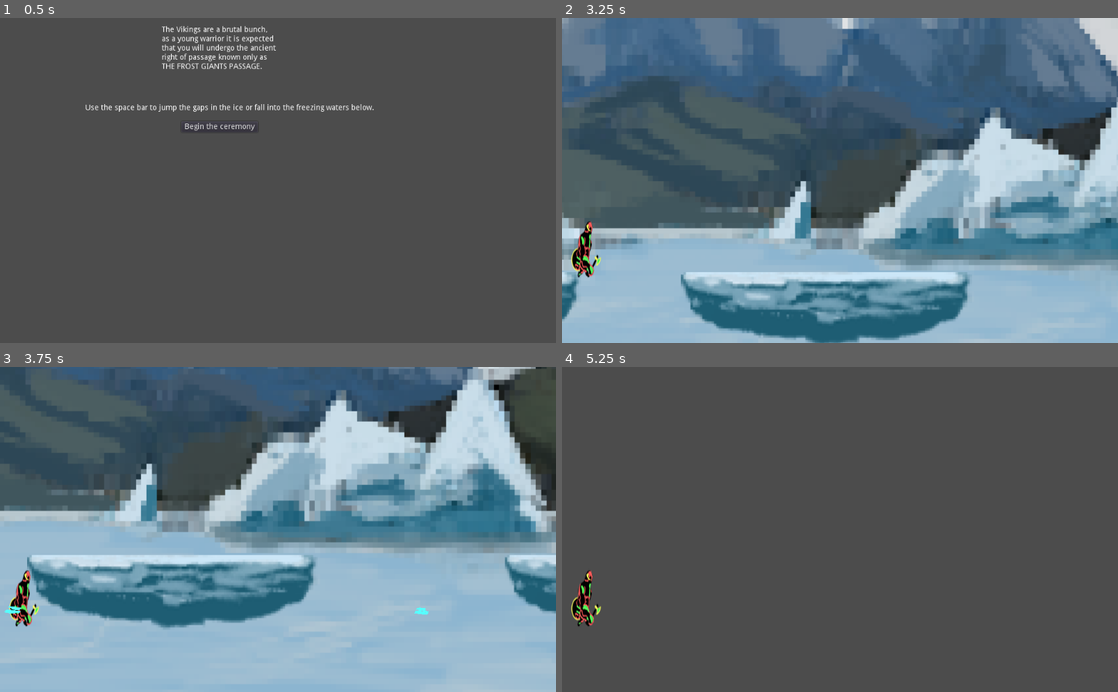
Above: before the commit, frames 1-4 (two rows, left to right).
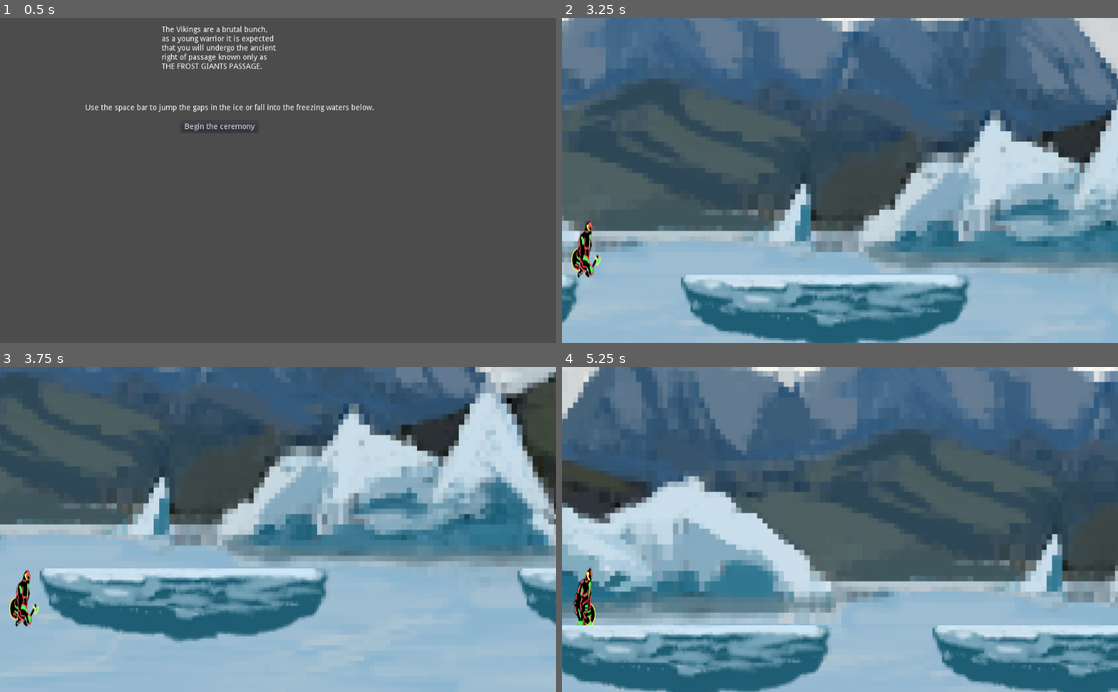
Above: after the commit, the same moments.

Repository: HillTopRhythm/PASSAGE-ECGJ
Game: Godot game, scene res://start screen.tscn
The game is run twice, just before and just after one commit, with the same random seed, the same clock (stepped at 60 frames per second) and the same inputs.
Inputs (mouse positions are in pixels of both pictures, inside the frame that each line leads up to):
- Up to frame 1 (0.5 s): no input
- Up to frame 2 (3.25 s): click "Begin the ceremony" at 0.5 s; tap Space (jump) at 1.52, 2.27 s
- Up to frame 3 (3.75 s): no input
- Up to frame 4 (5.25 s): tap Space (jump) at 3.77, 4.52 s; click (784, 477) at 5 s, where only the run after the commit has a clickable "Begin the ceremony"

Frame 1 is identical in both runs. In frame 2, 9.1% of the frame differs, in the area x 0-100%, y 0-100%; in frame 3, 34%; in frame 4, 84%.

Commit message:
game completed

Diff:
--- a/Passage/Area2D.gd
+++ b/Passage/Area2D.gd
@@ -18,7 +18,7 @@
 	print("HELLO") 			# Code before the yield
 	# Setting up the yield:
 	var t = Timer.new() 		# Create a new Timer node
-	t.set_wait_time(2) 		# Set the wait time
+	t.set_wait_time(1) 		# Set the wait time
 	add_child(t)			# Add it to the node tree as the direct child
 	t.start()			# Start it
 	yield(t, "timeout")		# Finally, make the script stop with the yield
--- a/Passage/main scene.tscn
+++ b/Passage/main scene.tscn
@@ -1,12 +1,13 @@
-[gd_scene load_steps=20 format=2]
+[gd_scene load_steps=22 format=2]
 
 [ext_resource path="res://EN_BackGround(4).png" type="Texture" id=1]
-[ext_resource path="res://player.gd" type="Script" id=2]
-[ext_resource path="res://CH_Viking_SS.png" type="Texture" id=3]
-[ext_resource path="res://Area2D.gd" type="Script" id=4]
-[ext_resource path="res://EN_Platform1.png" type="Texture" id=5]
-[ext_resource path="res://winbox.gd" type="Script" id=6]
-[ext_resource path="res://Vikinggamejam_1 (1).ogg" type="AudioStream" id=7]
+[ext_resource path="res://EN_Hall.png" type="Texture" id=2]
+[ext_resource path="res://player.gd" type="Script" id=3]
+[ext_resource path="res://CH_Viking_SS.png" type="Texture" id=4]
+[ext_resource path="res://Area2D.gd" type="Script" id=5]
+[ext_resource path="res://EN_Platform1.png" type="Texture" id=6]
+[ext_resource path="res://winbox.gd" type="Script" id=7]
+[ext_resource path="res://Vikinggamejam_1 (1).ogg" type="AudioStream" id=8]
 
 [sub_resource type="RectangleShape2D" id=1]
 extents = Vector2( 29.1588, 55.4017 )
@@ -124,10 +125,13 @@
 
 [sub_resource type="CapsuleShape2D" id=14]
 radius = 22.6162
-height = 180.809
+height = 202.431
 
 [sub_resource type="RectangleShape2D" id=15]
 extents = Vector2( 39.8879, 82.6847 )
+
+[sub_resource type="RectangleShape2D" id=16]
+extents = Vector2( 2.11313, 34.5253 )
 
 [node name="main scene" type="Node2D"]
 
@@ -194,9 +198,17 @@
 margin_bottom = 637.332
 texture = ExtResource( 1 )
 
+[node name="EN_Hall" type="TextureRect" parent="."]
+margin_left = 11801.1
+margin_top = -52.7654
+margin_right = 11871.1
+margin_bottom = 16.2346
+rect_scale = Vector2( 4.9605, 4.9605 )
+texture = ExtResource( 2 )
+
 [node name="player" type="KinematicBody2D" parent="."]
 position = Vector2( 54.282, 226.603 )
-script = ExtResource( 2 )
+script = ExtResource( 3 )
 __meta__ = {
 "_edit_group_": true
 }
@@ -279,8 +291,8 @@
 process_material = SubResource( 10 )
 
 [node name="kill box3" type="Area2D" parent="."]
-position = Vector2( 2027.55, 418.668 )
-script = ExtResource( 4 )
+position = Vector2( 2168.2, 408.119 )
+script = ExtResource( 5 )
 __meta__ = {
 "_edit_group_": true
 }
@@ -555,8 +567,8 @@
 process_material = SubResource( 10 )
 
 [node name="kill box13" type="Area2D" parent="."]
-position = Vector2( 12114.4, 418.668 )
-script = ExtResource( 4 )
+position = Vector2( 12117, 429.007 )
+script = ExtResource( 5 )
 __meta__ = {
 "_edit_group_": true
 }
@@ -790,14 +802,14 @@
 shape = SubResource( 14 )
 
 [node name="iceberg10" type="StaticBody2D" parent="."]
-position = Vector2( 8236.65, 361.237 )
+position = Vector2( 8026.68, 370.295 )
 scale = Vector2( 2.16, 2.16 )
 __meta__ = {
 "_edit_group_": true
 }
 
 [node name="Sprite" type="Sprite" parent="iceberg10"]
-texture = ExtResource( 5 )
+texture = ExtResource( 6 )
 
 [node name="CollisionShape2D" type="CollisionShape2D" parent="iceberg10"]
 position = Vector2( 0, -8.14508 )
@@ -805,14 +817,14 @@
 shape = SubResource( 14 )
 
 [node name="iceberg11" type="StaticBody2D" parent="."]
-position = Vector2( 8921.68, 360.969 )
+position = Vector2( 8549.96, 382.278 )
 scale = Vector2( 2.16, 2.16 )
 __meta__ = {
 "_edit_group_": true
 }
 
 [node name="Sprite" type="Sprite" parent="iceberg11"]
-texture = ExtResource( 5 )
+texture = ExtResource( 6 )
 
 [node name="CollisionShape2D" type="CollisionShape2D" parent="iceberg11"]
 position = Vector2( 0, -8.14508 )
@@ -820,14 +832,14 @@
 shape = SubResource( 14 )
 
 [node name="iceberg12" type="StaticBody2D" parent="."]
-position = Vector2( 9802.69, 379.613 )
+position = Vector2( 9812.55, 382.278 )
 scale = Vector2( 2.16, 2.16 )
 __meta__ = {
 "_edit_group_": true
 }
 
 [node name="Sprite" type="Sprite" parent="iceberg12"]
-texture = ExtResource( 5 )
+texture = ExtResource( 6 )
 
 [node name="CollisionShape2D" type="CollisionShape2D" parent="iceberg12"]
 position = Vector2( 0, -8.14508 )
@@ -835,14 +847,14 @@
 shape = SubResource( 14 )
 
 [node name="iceberg13" type="StaticBody2D" parent="."]
-position = Vector2( 10711.1, 356.318 )
+position = Vector2( 11294.1, 372.96 )
 scale = Vector2( 2.16, 2.16 )
 __meta__ = {
 "_edit_group_": true
 }
 
 [node name="Sprite" type="Sprite" parent="iceberg13"]
-texture = ExtResource( 5 )
+texture = ExtResource( 6 )
 
 [node name="CollisionShape2D" type="CollisionShape2D" parent="iceberg13"]
 position = Vector2( 0, -8.14508 )
@@ -850,33 +862,15 @@
 shape = SubResource( 14 )
 
 [node name="iceberg17" type="StaticBody2D" parent="."]
-position = Vector2( 11709.7, 356.318 )
-scale = Vector2( 2.16, 2.16 )
-__meta__ = {
-"_edit_group_": true
-}
+position = Vector2( 11928.9, 362.476 )
+scale = Vector2( 2.16, 2.16 )
 
 [node name="Sprite" type="Sprite" parent="iceberg17"]
-texture = ExtResource( 5 )
+texture = ExtResource( 6 )
 
 [node name="CollisionShape2D" type="CollisionShape2D" parent="iceberg17"]
-position = Vector2( 0, -8.14508 )
-rotation = 1.57079
-shape = SubResource( 14 )
-
-[node name="iceberg18" type="StaticBody2D" parent="."]
-position = Vector2( 12916.7, 356.318 )
-scale = Vector2( 2.16, 2.16 )
-__meta__ = {
-"_edit_group_": true
-}
-
-[node name="Sprite" type="Sprite" parent="iceberg18"]
-texture = ExtResource( 5 )
-
-[node name="CollisionShape2D" type="CollisionShape2D" parent="iceberg18"]
-position = Vector2( 0, -8.14508 )
-rotation = 1.57079
+position = Vector2( -11.3677, -5.15387 )
+rotation = 1.50735
 shape = SubResource( 14 )
 
 [node name="iceberg14" type="StaticBody2D" parent="."]
@@ -925,9 +919,9 @@
 shape = SubResource( 14 )
 
 [node name="winbox" type="Area2D" parent="."]
-position = Vector2( 14599.4, -537.149 )
-scale = Vector2( 1, 10.04 )
-script = ExtResource( 6 )
+position = Vector2( 11991.6, 230.776 )
+scale = Vector2( 1, 0.679998 )
+script = ExtResource( 7 )
 __meta__ = {
 "_edit_group_": true
 }
@@ -937,8 +931,26 @@
 shape = SubResource( 15 )
 
 [node name="AudioStreamPlayer" type="AudioStreamPlayer" parent="."]
-stream = ExtResource( 7 )
+stream = ExtResource( 8 )
 autoplay = true
+
+[node name="Sprite" type="Sprite" parent="."]
+position = Vector2( 12064.6, 120.001 )
+scale = Vector2( 4.96064, 4.88216 )
+texture = ExtResource( 2 )
+region_enabled = true
+region_rect = Rect2( 37.3, 0, 31.95, 69.79 )
+
+[node name="StaticBody2D" type="StaticBody2D" parent="Sprite"]
+
+[node name="CollisionShape2D" type="CollisionShape2D" parent="Sprite/StaticBody2D"]
+position = Vector2( 1.45443, 7.39428 )
+shape = SubResource( 16 )
+
+[node name="CollisionShape2D2" type="CollisionShape2D" parent="Sprite/StaticBody2D"]
+position = Vector2( -16.5464, -13.708 )
+rotation = -1.57079
+shape = SubResource( 16 )
 
 [connection signal="body_entered" from="kill box" to="kill box" method="_on_Area2D_body_entered"]
 [connection signal="body_entered" from="kill box2" to="kill box2" method="_on_Area2D_body_entered"]
Binary file added: Passage/EN_Hall.png
Not shown, added: Passage/EN_Hall.png.import
Not shown: 29 places in Passage/main scene.tscn that only renumber resources
